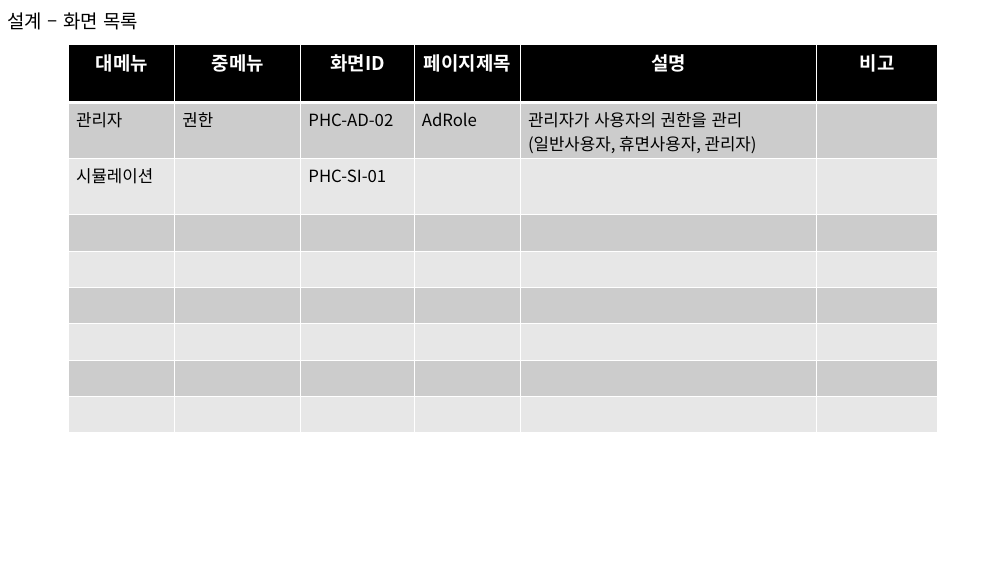
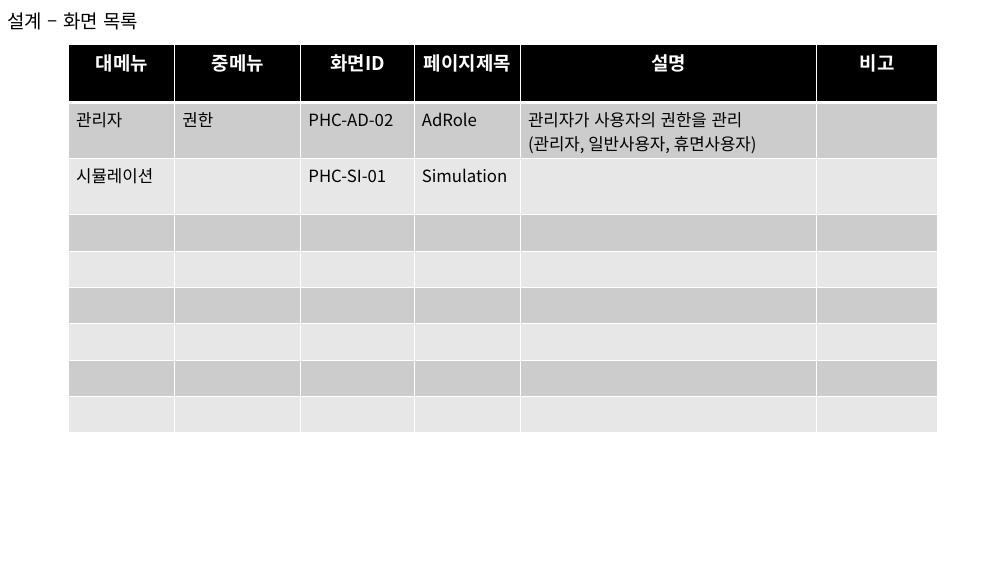
Before and after one commit to trafalgalow32-bot/JavaClass, a slide deck: slide 5 of ClassMaterial/1차 프로젝트/4. 화면설계/4._화면_설계서(김현규)ver-1.pptx. Drawn at 1008x567 pixels with LibreOffice and Linux fonts; fonts in the diff are those of the drawing. Boxes give left, top, right and bottom in pixels: in the first picture for what was removed or moved away, otherwise in the second. Text is boxed around its words. In the diff, an @@ line names an element or a change of style, - is before the commit and + after.

```diff
--- a/ClassMaterial/1차 프로젝트/4. 화면설계/4._화면_설계서(김현규)ver-1.pptx
+++ b/ClassMaterial/1차 프로젝트/4. 화면설계/4._화면_설계서(김현규)ver-1.pptx
@@ table at (69,45,938,417) @@
-row 2, column 5: 관리자가 사용자의 권한을 관리 / (일반사용자, 휴면사용자, 관리자)
+row 2, column 5: 관리자가 사용자의 권한을 관리 / (관리자, 일반사용자, 휴면사용자)
-row 3, column 4: 
+row 3, column 4: Simulation
```
Also in this commit, not shown: 5 other slides changed, 1 slide added, 37 other files.
